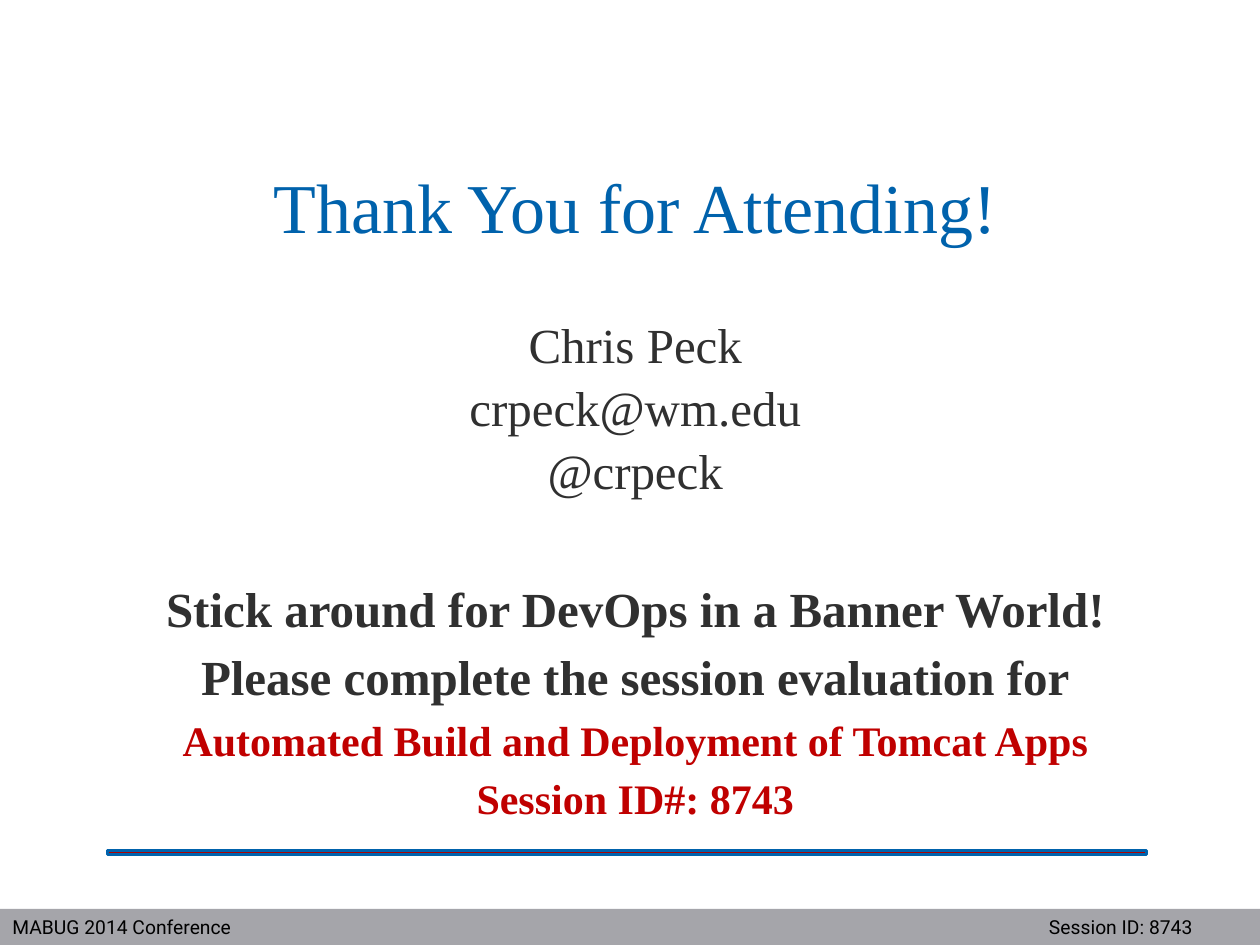
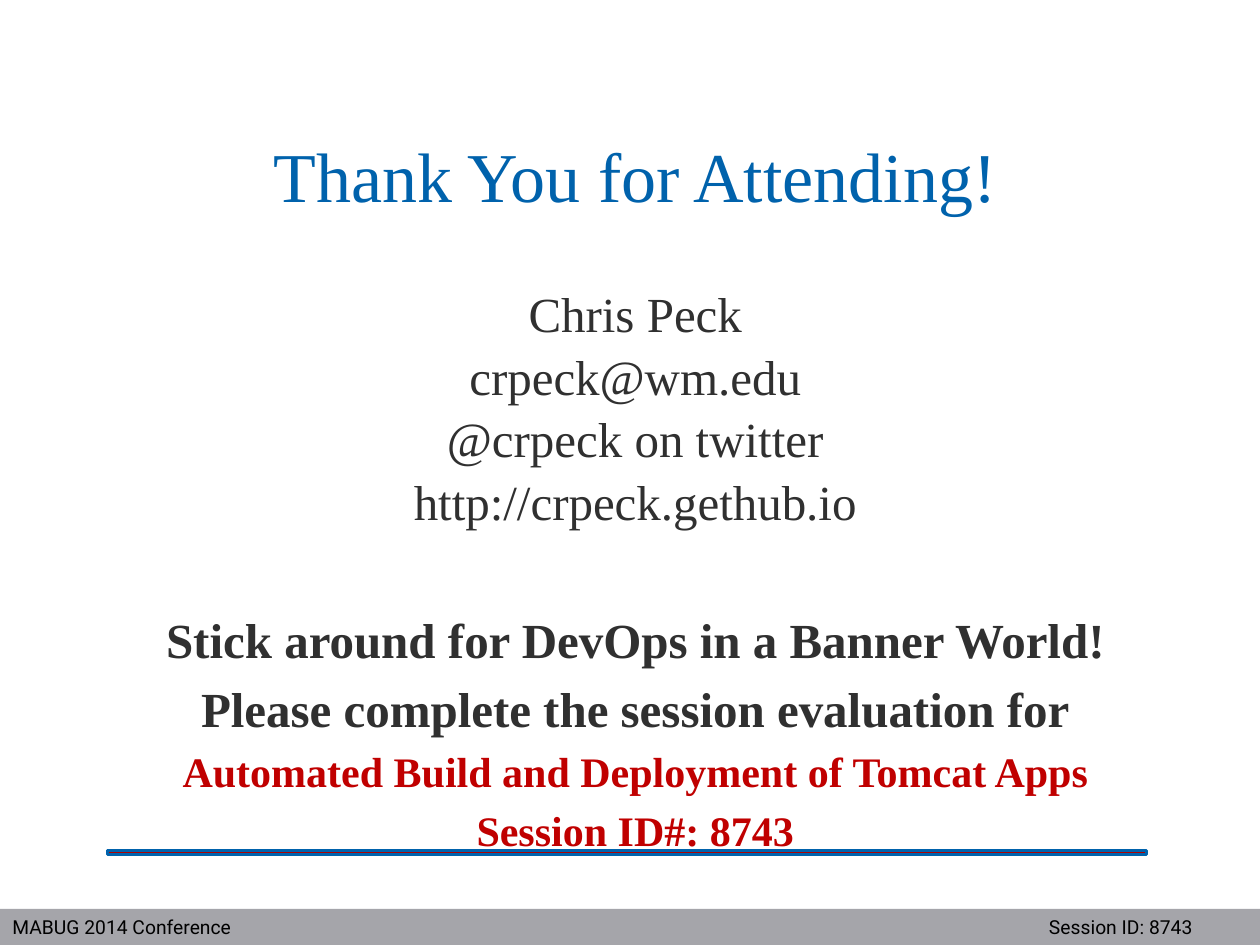
Before and after one commit to crpeck/mabug-2014, a slide deck: slide 29 of MABUG2014-8743.pptx. Drawn at 1260x945 pixels with LibreOffice and Linux fonts; fonts in the diff are those of the drawing; background and template pictures are left out. Boxes give left, top, right and bottom in pixels: in the first picture for what was removed or moved away, otherwise in the second. Text is boxed around its words. In the diff, an @@ line names an element or a change of style, - is before the commit and + after.

Commit message:
add twitter and gethub info

```diff
--- a/MABUG2014-8743.pptx
+++ b/MABUG2014-8743.pptx
@@ text at bbox=[414, 423, 857, 530]: text changed @@
-@crpeck
+@crpeck on twitter
+http://crpeck.gethub.io
```
